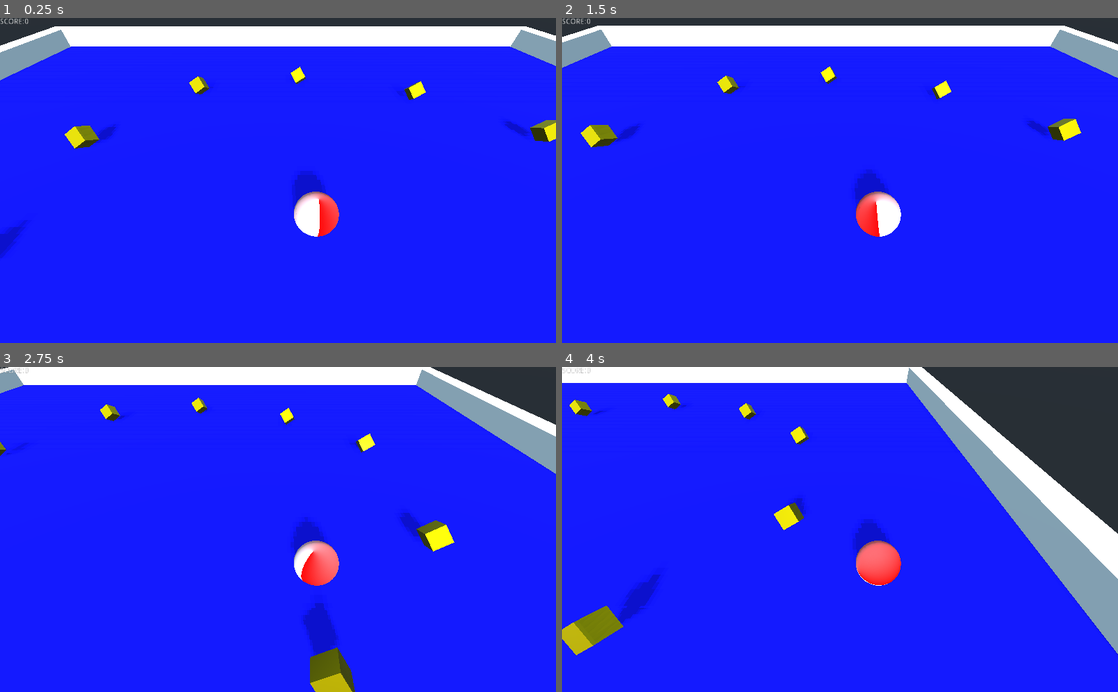
Above: before the commit, frames 1-4 (two rows, left to right).
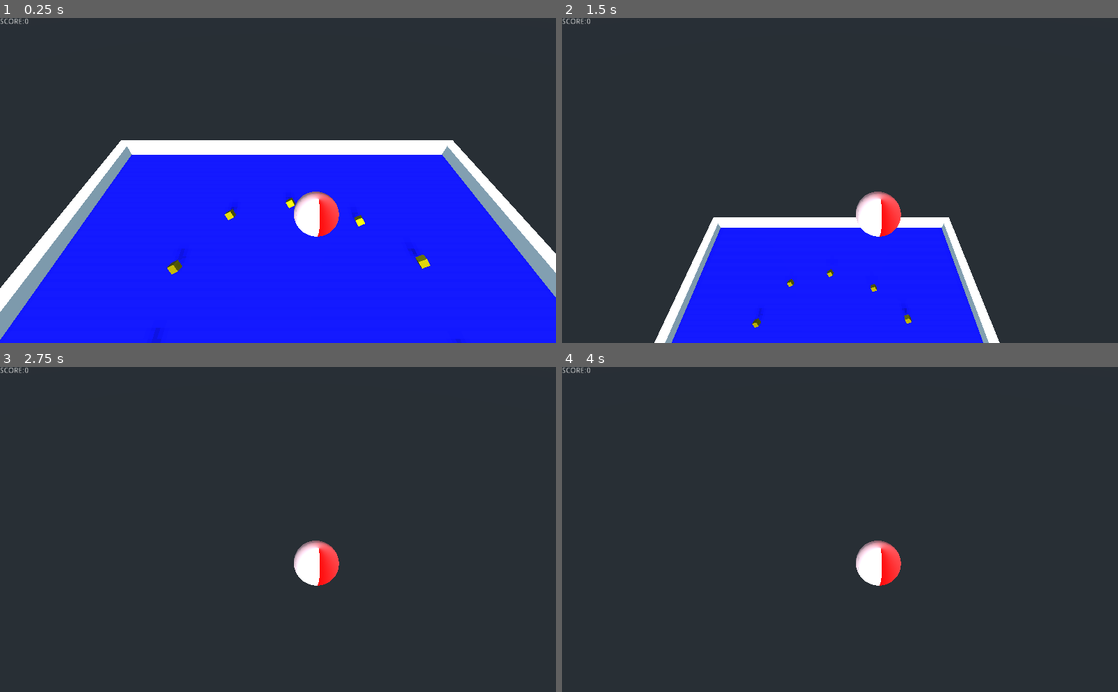
Above: after the commit, the same moments.

Repository: IefVandepitte/GodotRollABall
Game: Godot game, scene res://Level.tscn
The game is run twice, just before and just after one commit, with the same random seed, the same clock (stepped at 60 frames per second) and the same inputs.
Inputs (mouse positions are in pixels of both pictures, inside the frame that each line leads up to):
- Up to frame 1 (0.25 s): no input
- Up to frame 2 (1.5 s): tap Enter at 0.5 s; move the mouse to (962, 164) at 0.52 s; hold Right (ui_right) 0.53-1.28 s; tap Space at 0.6, 0.77, 1.07, 1.35 s; click (962, 164) at 0.67 s; move the mouse to (728, 196) at 1.27 s; hold Down (ui_down) from 1.28 s (still down); click (728, 196) at 1.42 s
- Up to frame 3 (2.75 s): tap Space at 1.52, 1.82, 2.1 s; move the mouse to (333, 458) at 2.02 s; release Down (ui_down) at 2.03 s; hold Right (ui_right) from 2.03 s (still down); click (333, 458) at 2.17 s
- Up to frame 4 (4 s): move the mouse to (812, 594) at 2.77 s; release Right (ui_right) at 2.78 s; hold Up (ui_up) 2.78-3.53 s; tap Space at 2.85, 3.02, 3.32, 3.6, 3.77 s; click (812, 594) at 2.92 s; move the mouse to (1006, 578) at 3.52 s; hold Left (ui_left) from 3.53 s (still down); click (1006, 578) at 3.67 s

The runs differ from the first frame. In frame 1, 51% of the frame differs, in the area x 0-100%, y 2-100%; in frame 2, 80%; in frame 3, 98%, in the area x 0-100%, y 0-100%; in frame 4, 91%.

Commit message:
added touch support

Diff:
--- a/Ball.gd
+++ b/Ball.gd
@@ -10,10 +10,29 @@
 func _ready():
 	pass # Replace with function body.
 
+func _input(event):
+	var force = Vector3(0,0,0)
+	if event is InputEventKey and event.pressed :
+			if event.scancode == KEY_SPACE:
+				force = Vector3(0, 500, 0)
+	elif event is InputEventScreenTouch :
+		print("touched")
+		force = Vector3(0, 500, 0)
+	apply_central_impulse(force.normalized() * speed)
+
+func _process(delta):
+	var acc = Input.get_accelerometer()
+	var grav = Input.get_gravity()
+	var mag = Input.get_magnetometer()
+	var gyro = Input.get_gyroscope()
+
+
+
 func _integrate_forces(state):
 	var input_h = Input.get_action_strength("ui_right") - Input.get_action_strength("ui_left")
 	var input_v = Input.get_action_strength("ui_down")  - Input.get_action_strength("ui_up")
 	var force = Vector3(input_h, 0, input_v)
+#	print(force.normalized() * speed)
 	add_central_force(force.normalized() * speed)
 # Called every frame. 'delta' is the elapsed time since the previous frame.
 #func _process(delta):
--- a/Level.tscn
+++ b/Level.tscn
@@ -56,61 +56,61 @@
 
 [node name="MeshInstance" type="MeshInstance" parent="walls/west"]
 transform = Transform( 1, 0, 0, 0, 2, 0, 0, 0, 31, 0, 0, 0 )
-mesh = SubResource( 3 )
+mesh = SubResource( 4 )
 material/0 = null
 
 [node name="CollisionShape" type="CollisionShape" parent="walls/west"]
 transform = Transform( 1, 0, 0, 0, 2, 0, 0, 0, 31, 0, 0, 0 )
-shape = SubResource( 11 )
+shape = SubResource( 5 )
 
 [node name="zuid" type="StaticBody" parent="walls"]
 transform = Transform( -4.37114e-08, 0, 1, 0, 1, 0, -1, 0, -4.37114e-08, 0, 0, 30 )
 
 [node name="MeshInstance" type="MeshInstance" parent="walls/zuid"]
 transform = Transform( 1, 0, 0, 0, 2, 0, 0, 0, 31, 0, 0, 0 )
-mesh = SubResource( 3 )
+mesh = SubResource( 4 )
 material/0 = null
 
 [node name="CollisionShape" type="CollisionShape" parent="walls/zuid"]
 transform = Transform( 1, 0, 0, 0, 2, 0, 0, 0, 31, 0, 0, 0 )
-shape = SubResource( 12 )
+shape = SubResource( 6 )
 
 [node name="oost" type="StaticBody" parent="walls"]
 transform = Transform( 1, 0, 0, 0, 1, 0, 0, 0, 1, 31, 0, 0 )
 
 [node name="MeshInstance" type="MeshInstance" parent="walls/oost"]
 transform = Transform( 1, 0, 0, 0, 2, 0, 0, 0, 31, 0, 0, 0 )
-mesh = SubResource( 3 )
+mesh = SubResource( 4 )
 material/0 = null
 
 [node name="CollisionShape" type="CollisionShape" parent="walls/oost"]
 transform = Transform( 1, 0, 0, 0, 2, 0, 0, 0, 31, 0, 0, 0 )
-shape = SubResource( 13 )
+shape = SubResource( 7 )
 
 [node name="noord" type="StaticBody" parent="walls"]
 transform = Transform( -4.37114e-08, 0, 1, 0, 1, 0, -1, 0, -4.37114e-08, 0, 0, -30 )
 
 [node name="MeshInstance" type="MeshInstance" parent="walls/noord"]
 transform = Transform( 1, 0, 0, 0, 2, 0, 0, 0, 31, 0, 0, 0 )
-mesh = SubResource( 3 )
+mesh = SubResource( 4 )
 material/0 = null
 
 [node name="CollisionShape" type="CollisionShape" parent="walls/noord"]
 transform = Transform( 1, 0, 0, 0, 2, 0, 0, 0, 31, 0, 0, 0 )
-shape = SubResource( 14 )
+shape = SubResource( 8 )
 
 [node name="player" type="RigidBody" parent="."]
-transform = Transform( 1, 0, 0, 0, 1, 0, 0, 0, 1, 0, 1, 0 )
+transform = Transform( 1, 0, 0, 0, 1, 0, 0, 0, 1, 0, 20, 0 )
 can_sleep = false
 script = ExtResource( 2 )
 speed = 10.014
 
 [node name="MeshInstance" type="MeshInstance" parent="player"]
-mesh = SubResource( 6 )
-material/0 = SubResource( 9 )
+mesh = SubResource( 9 )
+material/0 = SubResource( 12 )
 
 [node name="CollisionShape" type="CollisionShape" parent="player"]
-shape = SubResource( 10 )
+shape = SubResource( 13 )
 
 [node name="RemoteTransform" type="RemoteTransform" parent="player"]
 remote_path = NodePath("../../CameraRef")
@@ -151,7 +151,7 @@
 transform = Transform( 0.426777, -0.0732233, 0.25, 0.25, 0.25, -0.353553, -0.0732233, 0.426777, 0.25, -8.57949, 0, -13.9078 )
 
 [node name="CameraRef" type="Spatial" parent="."]
-transform = Transform( 1, 0, 0, 0, 1, 0, 0, 0, 1, 0, 1, 0 )
+transform = Transform( 1, 0, 0, 0, 1, 0, 0, 0, 1, 0, 20, 0 )
 
 [node name="Camera" type="Camera" parent="CameraRef"]
 transform = Transform( 1, 0, 0, 0, 0.707107, 0.707107, 0, -0.707107, 0.707107, -1.71082, 8.45974, 6.33527 )
@@ -188,6 +188,15 @@
 margin_bottom = 21.0
 text = "You win!!!"
 
+[node name="DebugLabel" type="Label" parent="UI"]
+anchor_top = 1.0
+anchor_bottom = 1.0
+margin_top = -14.0
+margin_right = 40.0
+__meta__ = {
+"_edit_use_anchors_": false
+}
+
 [node name="DirectionalLight" type="DirectionalLight" parent="."]
 transform = Transform( 1, 0, 0, 0, 0.884638, 0.466279, 0, -0.466279, 0.884638, 8.895, 6.448, 0 )
 shadow_enabled = true
--- a/project.godot
+++ b/project.godot
@@ -14,6 +14,10 @@
 run/main_scene="res://Level.tscn"
 config/icon="res://icon.png"
 
+[input_devices]
+
+pointing/emulate_touch_from_mouse=true
+
 [physics]
 
 common/enable_pause_aware_picking=true
Not shown: 2 places in Level.tscn that only renumber resources
Not shown, added: GodotRollABall.apk
Not shown, added: GodotRollABall.apk.idsig
